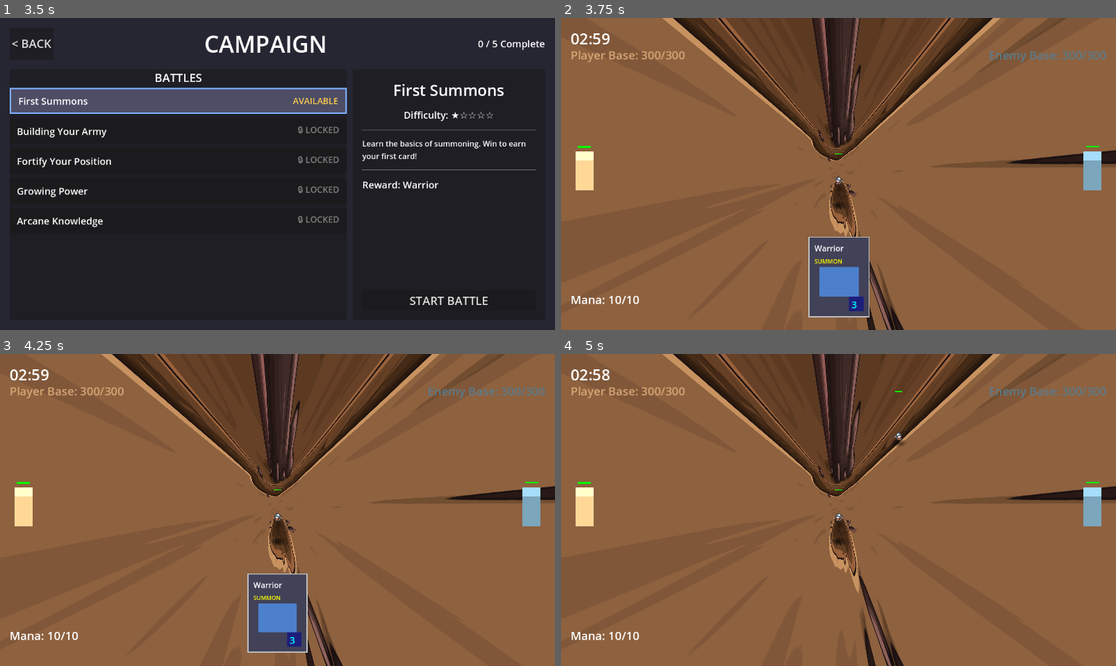
Above: before the commit, frames 1-4 (two rows, left to right).
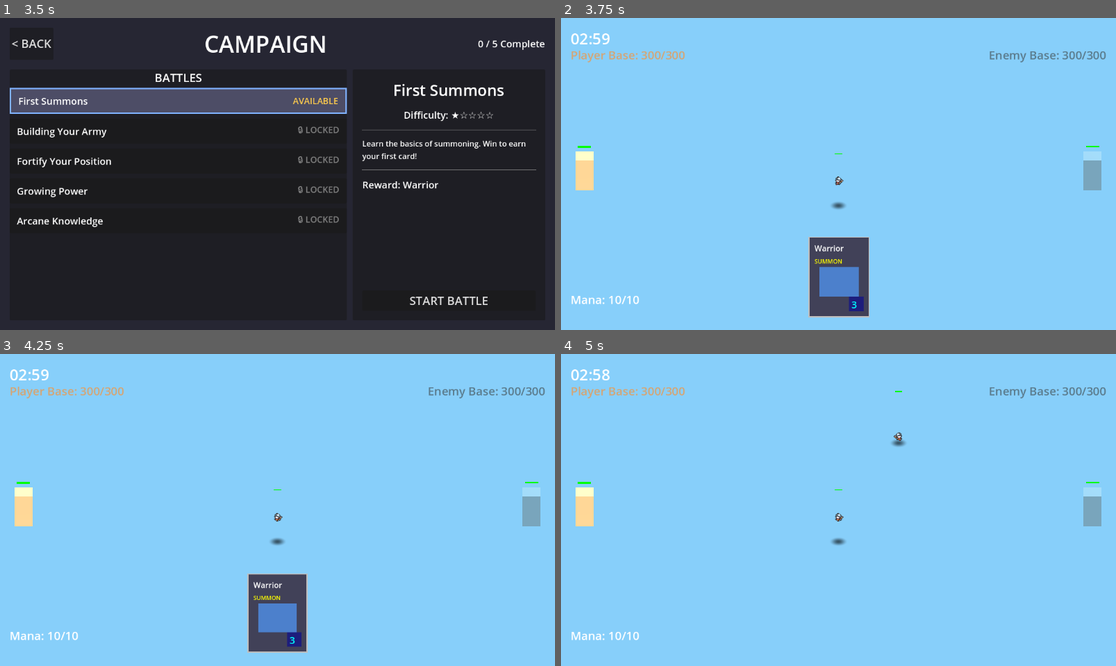
Above: after the commit, the same moments.

Repository: amari-charles/project-summoner
Game: Godot game, scene res://scenes/ui/main_menu.tscn
Same seed, same stepped clock (60 frames per second), same inputs: the game is played once before the commit and once after it.
Inputs (mouse positions are in pixels of both pictures, inside the frame that each line leads up to):
- Up to frame 1 (3.5 s): click "PLAY" at 0.5 s; click "SELECT" at 1.25 s; click "CHOOSE WARRIOR" at 2 s; click (177, 99) at 2.75 s
- Up to frame 2 (3.75 s): click "START BATTLE" at 3.5 s
- Up to frame 3 (4.25 s): no input
- Up to frame 4 (5 s): tap Enter at 4.25 s; drag from (838, 612) to (894, 441) at 4.27 s

Frame 1 is identical in both runs. In frame 2, 96% of the frame differs, in the area x 0-100%, y 0-100%; in frame 3, 96%; in frame 4, 99%.

Commit message:
Replace warped panorama with flat vertical background plane
- Changed from PanoramaSkyMaterial back to flat textured plane
- Created 100x60 unit vertical plane at z=-70, y=30
- Using unshaded material so lighting doesn't affect it
- Disabled culling so plane is visible from both sides
- This gives proper flat background instead of warped panorama

🤖 Generated with [Claude Code](https://claude.com/claude-code)

Co-Authored-By: Claude <noreply@anthropic.com>

Diff:
--- a/scenes/battlefield/base_battlefield_3d.tscn
+++ b/scenes/battlefield/base_battlefield_3d.tscn
@@ -3,15 +3,17 @@
 [ext_resource type="Script" path="res://scripts/battlefield/base_battlefield_3d.gd" id="1_script"]
 [ext_resource type="Texture2D" path="res://assets/environments/elven_land/game_background_1/game_background_1.png" id="2_background"]
 
-[sub_resource type="PanoramaSkyMaterial" id="PanoramaSkyMaterial_1"]
-panorama = ExtResource("2_background")
+[sub_resource type="StandardMaterial3D" id="StandardMaterial3D_background"]
+albedo_texture = ExtResource("2_background")
+shading_mode = 0
+cull_mode = 2
 
-[sub_resource type="Sky" id="Sky_1"]
-sky_material = SubResource("PanoramaSkyMaterial_1")
+[sub_resource type="PlaneMesh" id="PlaneMesh_background"]
+size = Vector2(100, 60)
 
 [sub_resource type="Environment" id="Environment_1"]
-background_mode = 2
-sky = SubResource("Sky_1")
+background_mode = 1
+background_color = Color(0.53, 0.81, 0.98, 1)
 ambient_light_source = 2
 ambient_light_color = Color(1, 1, 1, 1)
 ambient_light_energy = 0.5
@@ -57,6 +59,11 @@
 [node name="WorldEnvironment" type="WorldEnvironment" parent="."]
 environment = SubResource("Environment_1")
 
+[node name="Background" type="MeshInstance3D" parent="."]
+transform = Transform3D(1, 0, 0, 0, -4.37114e-08, 1, 0, -1, -4.37114e-08, 0, 30, -70)
+mesh = SubResource("PlaneMesh_background")
+surface_material_override/0 = SubResource("StandardMaterial3D_background")
+
 [node name="GroundLayer" type="Node3D" parent="."]
 
 [node name="GameplayLayer" type="Node3D" parent="."]
